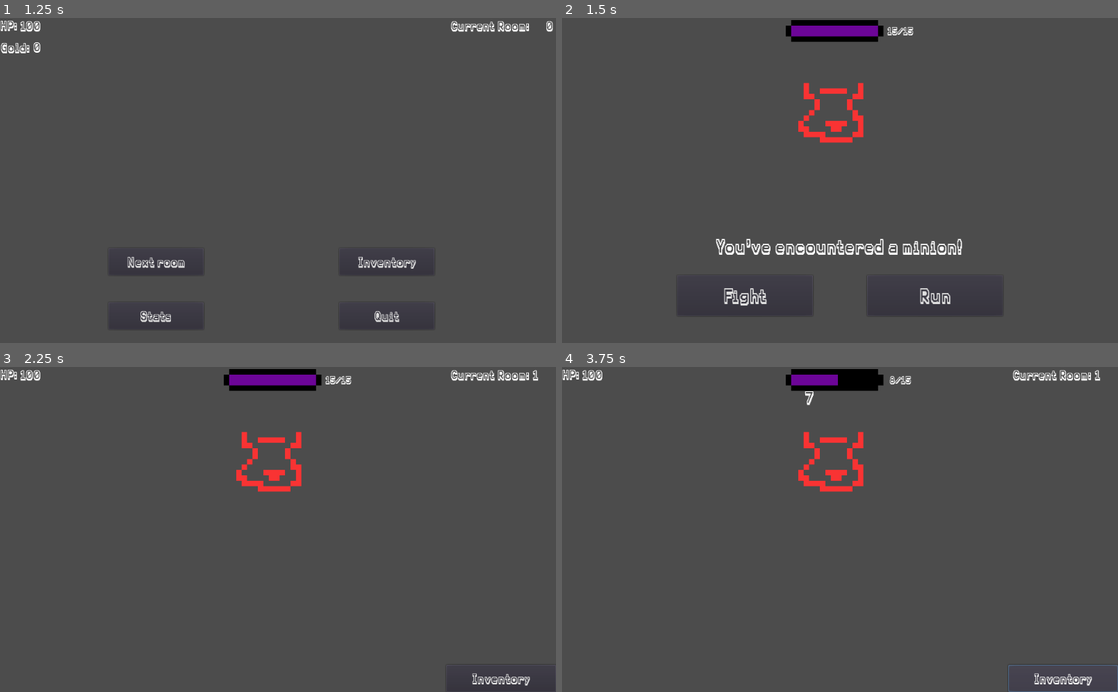
Above: before the commit, frames 1-4 (two rows, left to right).
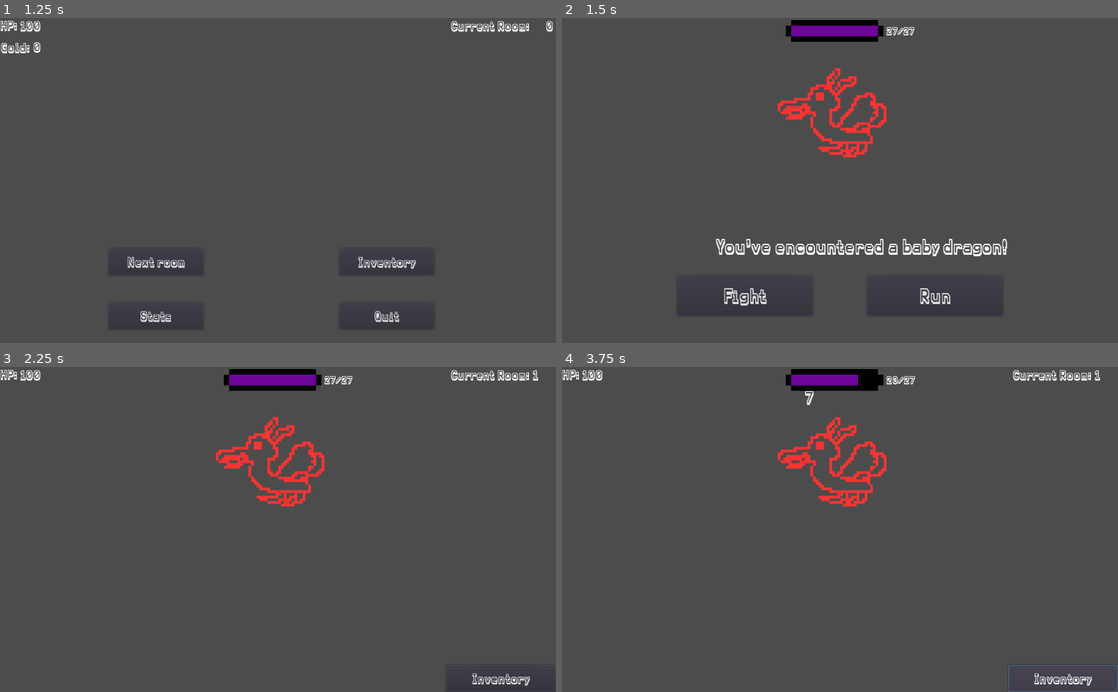
Above: after the commit, the same moments.

Repository: xFrenchy/Zeiga
Game: Godot game, scene res://Scenes_Scripts/TitleScreen.tscn
The game is run twice, just before and just after one commit, with the same random seed, the same clock (stepped at 60 frames per second) and the same inputs.
Inputs:
- Up to frame 1 (1.25 s): click "Play" at 0.5 s
- Up to frame 2 (1.5 s): click "Next room" at 1.25 s
- Up to frame 3 (2.25 s): click "Fight" at 2 s
- Up to frame 4 (3.75 s): click "Inventory" at 2.75 s; click "Inventory" at 3.5 s

Frame 1 is identical in both runs. In frame 2, 2.5% of the frame differs, in the area x 38-81%, y 2-74%; in frame 3, 2.0%; in frame 4, 2.2%.

Commit message:
Added the traveling merchant room as a possible room to encounter in the game

Diff:
--- a/Scenes_Scripts/Main.gd
+++ b/Scenes_Scripts/Main.gd
@@ -1,6 +1,6 @@
 extends Node2D
 
-var rooms_array = ["res://Scenes_Scripts/BabyDragon.tscn", "res://Scenes_Scripts/Minion.tscn", "res://Scenes_Scripts/TreasureRoom.tscn"]
+var rooms_array = ["res://Scenes_Scripts/BabyDragon.tscn", "res://Scenes_Scripts/Minion.tscn", "res://Scenes_Scripts/TreasureRoom.tscn", "res://Scenes_Scripts/TravelingMerchant.tscn"]
 var room
 var room_node
 
@@ -43,6 +43,10 @@
 	elif room_node.encounter_type == "Reward":
 		room_node.roll_reward()
 		$DefaultHUD.show()	# this updates our gold label for the HUD
+	elif room_node.encounter_type == "Shop":	# This is our traveling merchant room
+		#Hide our current hude
+		$DefaultHUD.hide()
+		room_node.connect("leave", self, "leave_merchant_room")
 
 
 func _on_EncounterMobHUD_fight():
@@ -105,3 +109,8 @@
 func _on_InventoryHUD_back():
 	$InventoryHUD.hide()
 	$DefaultHUD.show()
+
+
+func leave_merchant_room():
+	room_node.queue_free()	# remove the merchant node from our main scene
+	$DefaultHUD.show()
